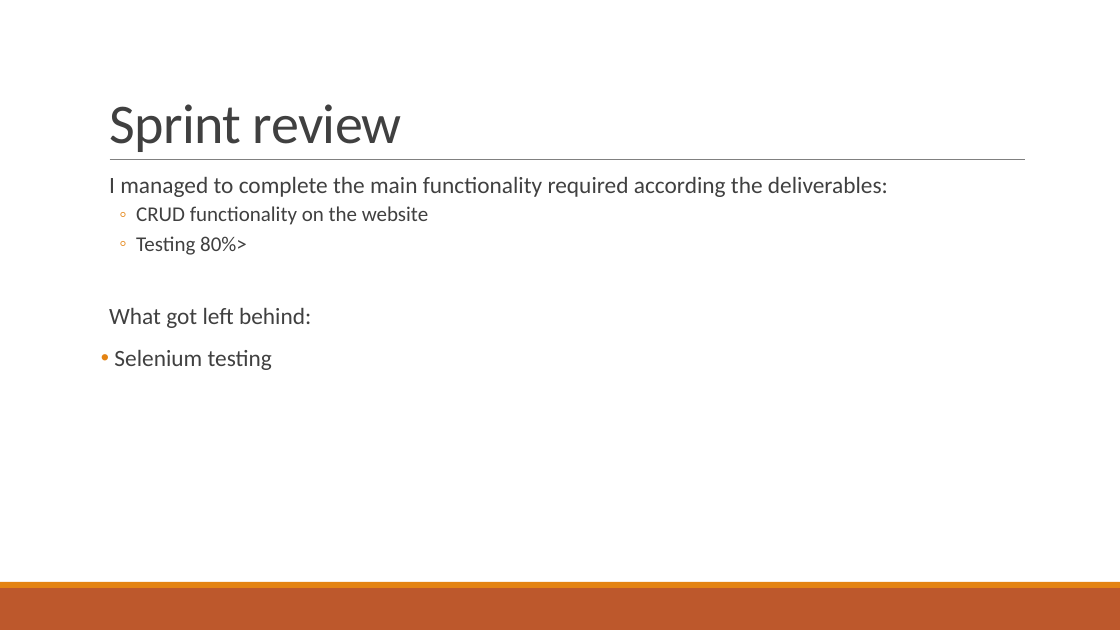
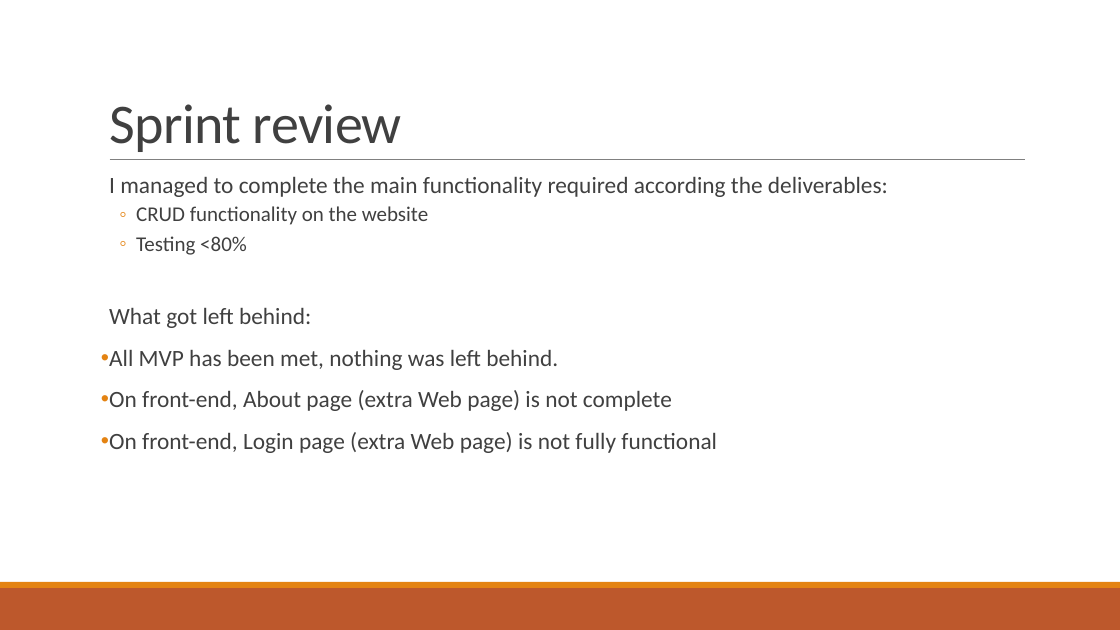
Before and after one commit to HaarismoghalQA/HobbyProject, a slide deck: slide 15 of Documentation/HobbyProject.pptx (slide 12 before the commit). Drawn at 1120x630 pixels with LibreOffice and Linux fonts; fonts in the diff are those of the drawing. Boxes give left, top, right and bottom in pixels: in the first picture for what was removed or moved away, otherwise in the second. Text is boxed around its words. In the diff, an @@ line names an element or a change of style, - is before the commit and + after.

Commit message:
fixing selenium tests

```diff
--- a/Documentation/HobbyProject.pptx
+++ b/Documentation/HobbyProject.pptx
@@ text at (136,236,247,255): text changed @@
-  ◦ Testing 80%>
+  ◦ Testing <80%
@@ text at (109,350,717,453): text changed @@
-• Selenium testing
+• All MVP has been met, nothing was left behind.
+• On front-end, About page (extra Web page) is not complete
+• On front-end, Login page (extra Web page) is not fully functional
```
Also in this commit, not shown: 6 other slides changed, 4 slides added, 1 slide removed, 8 other files.
